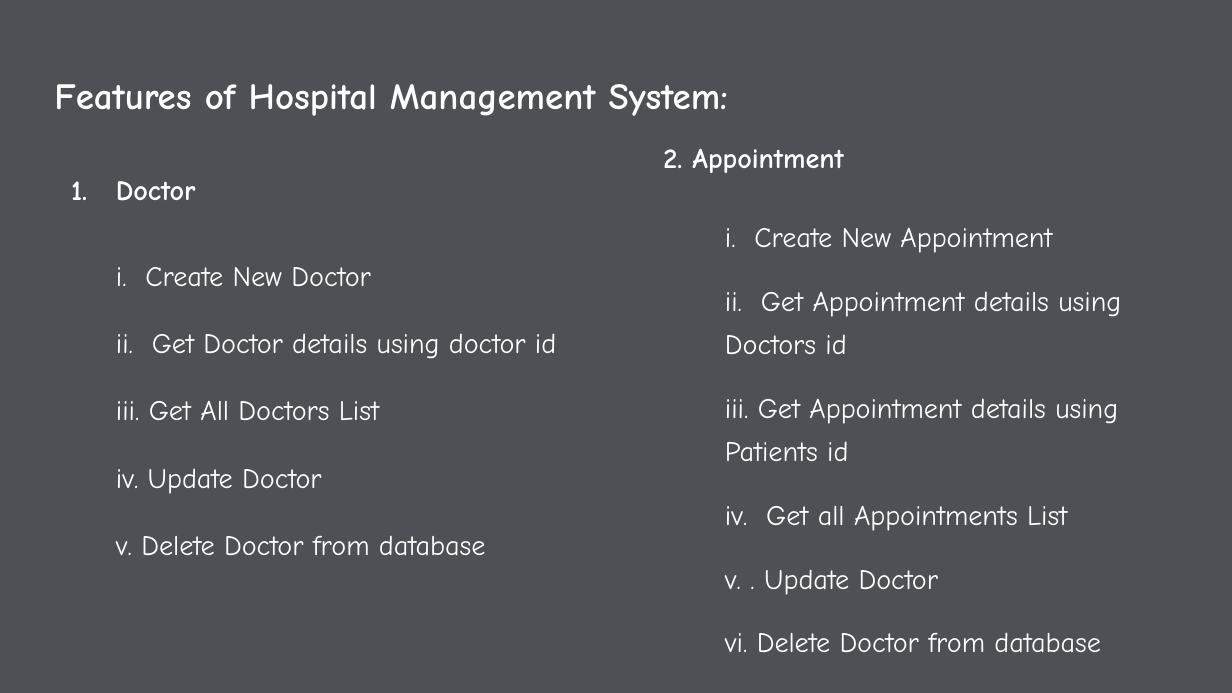
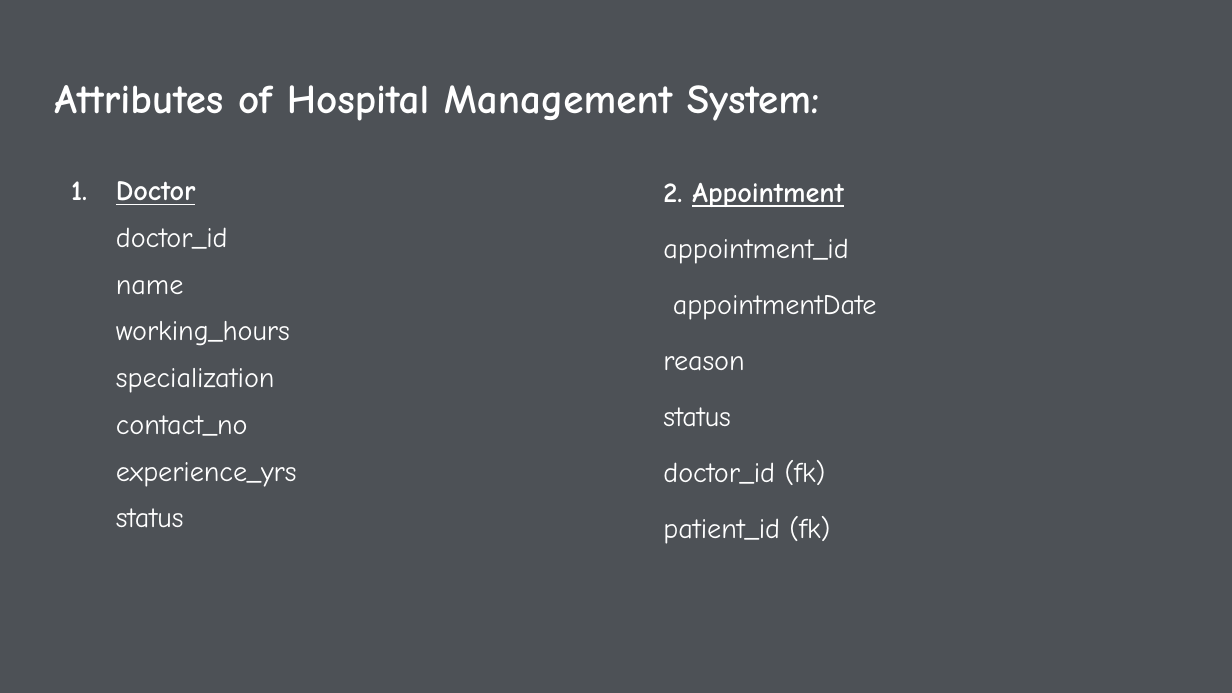
Before and after one commit to supriya-ambarkar/Hospital_Management_System_Project, a slide deck: slide 6 of PPT Hospital Management System.pptx (slide 4 before the commit). Drawn at 1232x693 pixels with LibreOffice and Linux fonts; fonts in the diff are those of the drawing. Boxes give left, top, right and bottom in pixels: in the first picture for what was removed or moved away, otherwise in the second. Text is boxed around its words. In the diff, an @@ line names an element or a change of style, - is before the commit and + after.

```diff
--- a/PPT Hospital Management System.pptx
+++ b/PPT Hospital Management System.pptx
@@ title at (54, 85, 820, 121): text changed; size 21.6 to 24 pt @@
-Features of Hospital Management System:
+Attributes of Hospital Management System:
@@ text at (116, 181, 196, 205): underline on in "Doctor" @@
@@ text at (663, 183, 843, 207): underline on in "Appointment" @@
@@ text at (116, 227, 297, 528): text changed @@
-i. Create New Doctor
-ii. Get Doctor details using doctor id
-iii. Get All Doctors List
-iv. Update Doctor
-v. Delete Doctor from database
+doctor_id
+name
+working_hours
+specialization
+contact_no
+experience_yrs
+status
@@ text at (663, 239, 877, 544): text changed @@
-i. Create New Appointment
-ii. Get Appointment details using Doctors id
-iii. Get Appointment details using Patients id
-iv. Get all Appointments List
-v. . Update Doctor
-vi. Delete Doctor from database
+appointment_id
+appointmentDate
+reason
+status
+doctor_id (fk)
+patient_id (fk)
```
Also in this commit, not shown: 4 other slides changed, 3 slides added, 3 other files.
